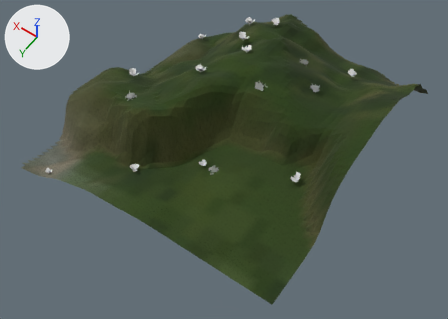
A saved change to the glTF model eloria-assets/maps/continent-v2/suncoil/client/chunks/09_14/world.glb.
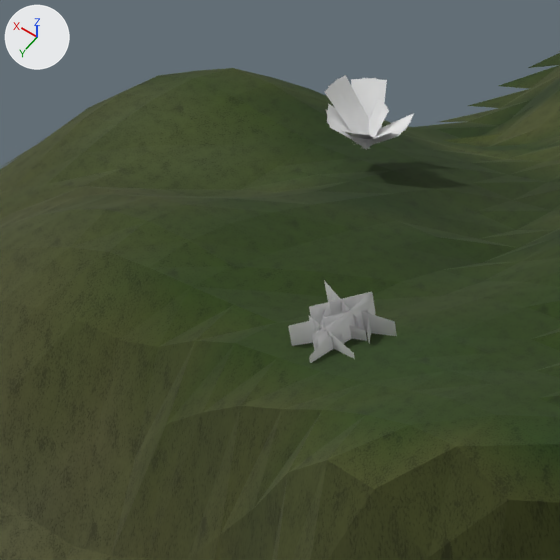
The first picture shows the older version from a 50 mm camera at (-183.0, -324.9, 201.5) aimed at (-111.2, -425.4, 43.5). The close-ups show the older and then the newer version on the part from 21% to 35% of the width and 19% to 38% of the height of that picture. Only the edits that show in the close-ups are written down. Lighting does not change. The marker at upper left points along +X, +Y and +Z. Where no turn or scale is listed for an object, it has been applied to the vertices.

The first close-up shows 'AuthoredGround_suncoilBase_suncoil_09_14', 'Under_040_061.001', 'Under_063_026.005'.
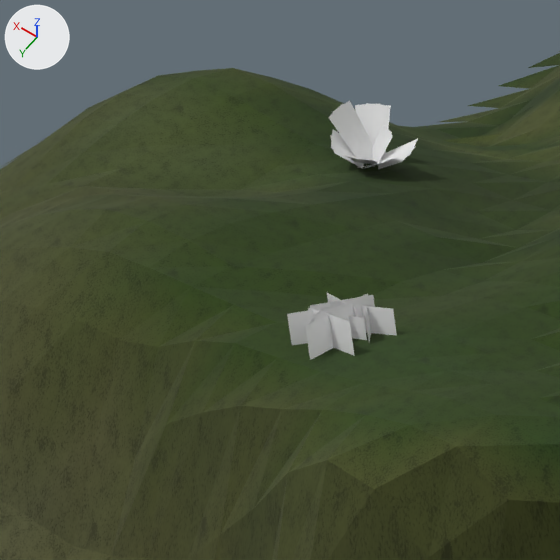
ob_authored_lf_biomes_woodlandfloor_0327_7f0bb3a588d3_suncoil_0187 is not drawn itself; it is the parent of ob_under_063_026_004.
ob_authored_lf_biomes_woodlandfloor_0328_e1baf7b04cfa_suncoil_0028 is not drawn itself; it is the parent of ob_under_040_061.

Pixel boxes [x1, y1, x2, y2] of what changed, in the close-ups (560 x 560 px):
'Under_063_026.005', moved: before [325, 75, 414, 150]; after [329, 100, 418, 169]
'Under_040_061.001', moved, turned: before [288, 281, 397, 363]; after [287, 293, 397, 360]

Patch to the scene script:
```diff
--- a/eloria-assets/maps/continent-v2/suncoil/client/chunks/09_14/world.glb.py
+++ b/eloria-assets/maps/continent-v2/suncoil/client/chunks/09_14/world.glb.py
@@ ob_authored_lf_biomes_woodlandfloor_0327_7f0bb3a588d3_suncoil_0187 @@
 ob_authored_lf_biomes_woodlandfloor_0327_7f0bb3a588d3_suncoil_0187.parent = ob_authored_lf_biomes_woodlandfloor_0327_7f0bb3a588d3_suncoil_0187_worldplacement
-ob_authored_lf_biomes_woodlandfloor_0327_7f0bb3a588d3_suncoil_0187.location = (-72.78, -428.1, 55.91)
+ob_authored_lf_biomes_woodlandfloor_0327_7f0bb3a588d3_suncoil_0187.location = (-72.78, -428.1, 54.61)
 ob_authored_lf_biomes_woodlandfloor_0327_7f0bb3a588d3_suncoil_0187.rotation_euler = (0.0, 0.0, -3.032)  # degrees (0, 0, -174)
@@ ob_authored_lf_biomes_woodlandfloor_0328_e1baf7b04cfa_suncoil_0028 @@
 ob_authored_lf_biomes_woodlandfloor_0328_e1baf7b04cfa_suncoil_0028.parent = ob_authored_lf_biomes_woodlandfloor_0328_e1baf7b04cfa_suncoil_0028_worldplacement
-ob_authored_lf_biomes_woodlandfloor_0328_e1baf7b04cfa_suncoil_0028.location = (-84.85, -414.3, 65.53)
-ob_authored_lf_biomes_woodlandfloor_0328_e1baf7b04cfa_suncoil_0028.rotation_euler = (0.0, 0.0, -3.112)  # degrees (0, 0, -178)
+ob_authored_lf_biomes_woodlandfloor_0328_e1baf7b04cfa_suncoil_0028.location = (-84.85, -414.3, 65.56)
+ob_authored_lf_biomes_woodlandfloor_0328_e1baf7b04cfa_suncoil_0028.rotation_euler = (-0.354, -0.311, -3.056)  # degrees (-20, -18, -175)
 ob_authored_lf_biomes_woodlandfloor_0328_e1baf7b04cfa_suncoil_0028.scale = (1.29, 1.29, 1.29)
```
